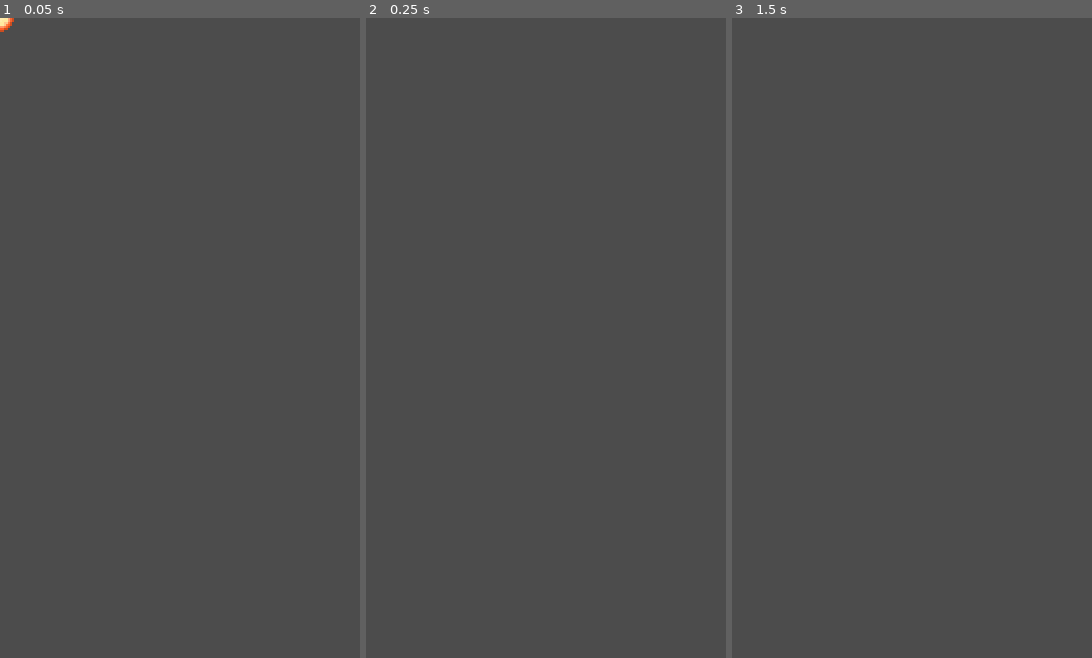
Above: before the commit, frames 1-3 (left to right).
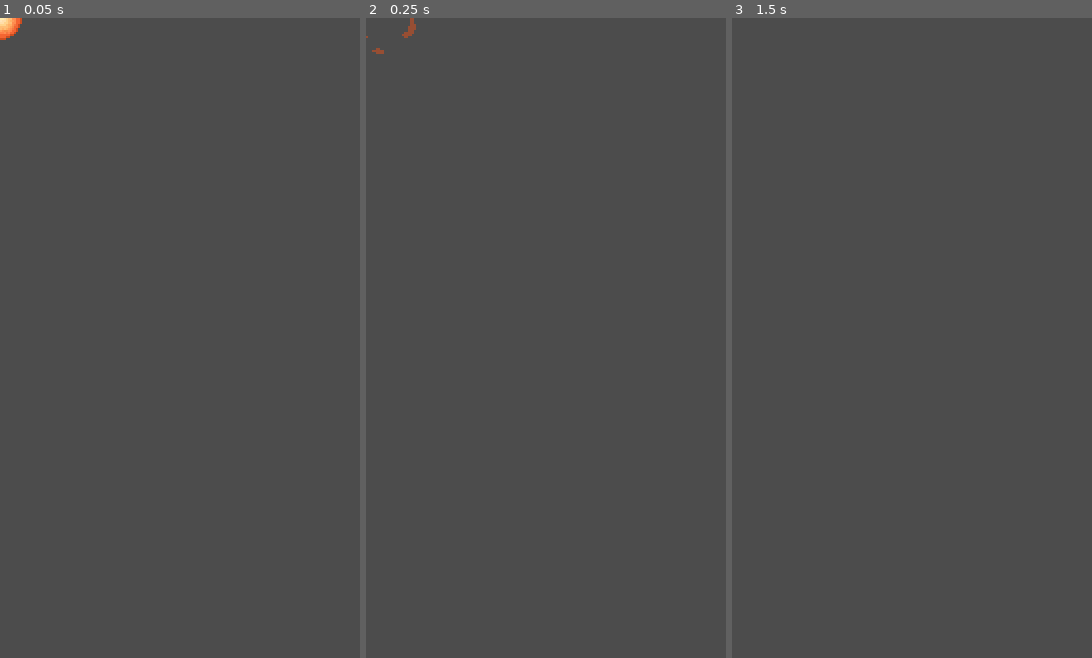
Above: after the commit, the same moments.

Repository: Razzf/SpaceRpg
Game: Godot game, scene res://Scenes/ShootingScenes/Explosive Shot.tscn
Two runs of this game, one before a commit and one after it. Both use one fixed random seed, a clock stepped at 60 frames per second and the inputs below. The project has no main scene, so this scene is started directly.
Inputs:
- Up to frame 1 (0.05 s): no input
- Up to frame 2 (0.25 s): no input
- Up to frame 3 (1.5 s): tap Enter at 1.25 s

The runs differ from the first frame. In frame 1, 0.1% of the frame differs, in the area x 0-7%, y 0-4%; in frame 2, less than 0.1%; in frame 3, nothing differs.
Error in both runs: Invalid get index 'equipped_weapon' (on base: 'Nil'). (res://Scripts/WeaponAnimScripts/Explosive)

Commit message:
explosion anim improved

Diff:
--- a/Scenes/ShootingScenes/Explosive Shot.tscn
+++ b/Scenes/ShootingScenes/Explosive Shot.tscn
@@ -1,16 +1,19 @@
-[gd_scene load_steps=3 format=2]
+[gd_scene load_steps=4 format=2]
 
 [ext_resource path="res://Scripts/WeaponAnimScripts/Explosive Shot.gd" type="Script" id=1]
 [ext_resource path="res://Scenes/ShootingScenes/Shooting.tscn" type="PackedScene" id=2]
+[ext_resource path="res://Img Resources/Frames Images/new explosion frames (1).png" type="Texture" id=3]
 
 [node name="Explosive Shot" instance=ExtResource( 2 )]
 script = ExtResource( 1 )
-max_explosions = 5
+max_explosions = 4
 spawn_range_x = 15.888
 spawn_range_y = 20.842
 
 [node name="animExplosion" parent="." index="0"]
-playback_speed = 3.1
+playback_speed = 6.04
 
 [node name="Sprite" parent="." index="1"]
+self_modulate = Color( 1, 1, 1, 1 )
+texture = ExtResource( 3 )
 frame = 0
--- a/Scenes/ShootingScenes/Shooting.tscn
+++ b/Scenes/ShootingScenes/Shooting.tscn
@@ -22,7 +22,7 @@
 "
 
 [sub_resource type="Animation" id=2]
-length = 0.7
+length = 2.0
 tracks/0/type = "method"
 tracks/0/path = NodePath(".")
 tracks/0/interp = 1
@@ -30,7 +30,7 @@
 tracks/0/imported = false
 tracks/0/enabled = true
 tracks/0/keys = {
-"times": PoolRealArray( 0.4, 0.7 ),
+"times": PoolRealArray( 1.4, 1.9 ),
 "transitions": PoolRealArray( 1, 1 ),
 "values": [ {
 "args": [  ],
@@ -47,10 +47,22 @@
 tracks/1/imported = false
 tracks/1/enabled = true
 tracks/1/keys = {
-"times": PoolRealArray( 0, 0.1, 0.2, 0.3, 0.4, 0.5, 0.6 ),
-"transitions": PoolRealArray( 1, 1, 1, 1, 1, 1, 1 ),
+"times": PoolRealArray( 0, 0.1, 0.2, 0.3, 0.9, 1, 1.1, 1.2, 1.8 ),
+"transitions": PoolRealArray( 1, 1, 1, 1, 1, 1, 1, 1, 1 ),
 "update": 1,
-"values": [ 0, 1, 2, 3, 4, 5, 5 ]
+"values": [ 0, 1, 1, 2, 2, 3, 4, 5, 5 ]
+}
+tracks/2/type = "value"
+tracks/2/path = NodePath("Sprite:self_modulate")
+tracks/2/interp = 1
+tracks/2/loop_wrap = true
+tracks/2/imported = false
+tracks/2/enabled = true
+tracks/2/keys = {
+"times": PoolRealArray( 1.3, 1.9 ),
+"transitions": PoolRealArray( 1, 1 ),
+"update": 0,
+"values": [ Color( 1, 1, 1, 1 ), Color( 1, 1, 1, 0 ) ]
 }
 
 [node name="Shooting" type="Node2D"]
Binary file changed: Img Resources/Frames Images/explosions frames.png
Binary file added: Img Resources/Frames Images/new explosion frames (1).png
Not shown, added: Img Resources/Frames Images/new explosion frames (1).png.import
Binary file changed: Img Resources/Frames Images/shipattack frames.png
